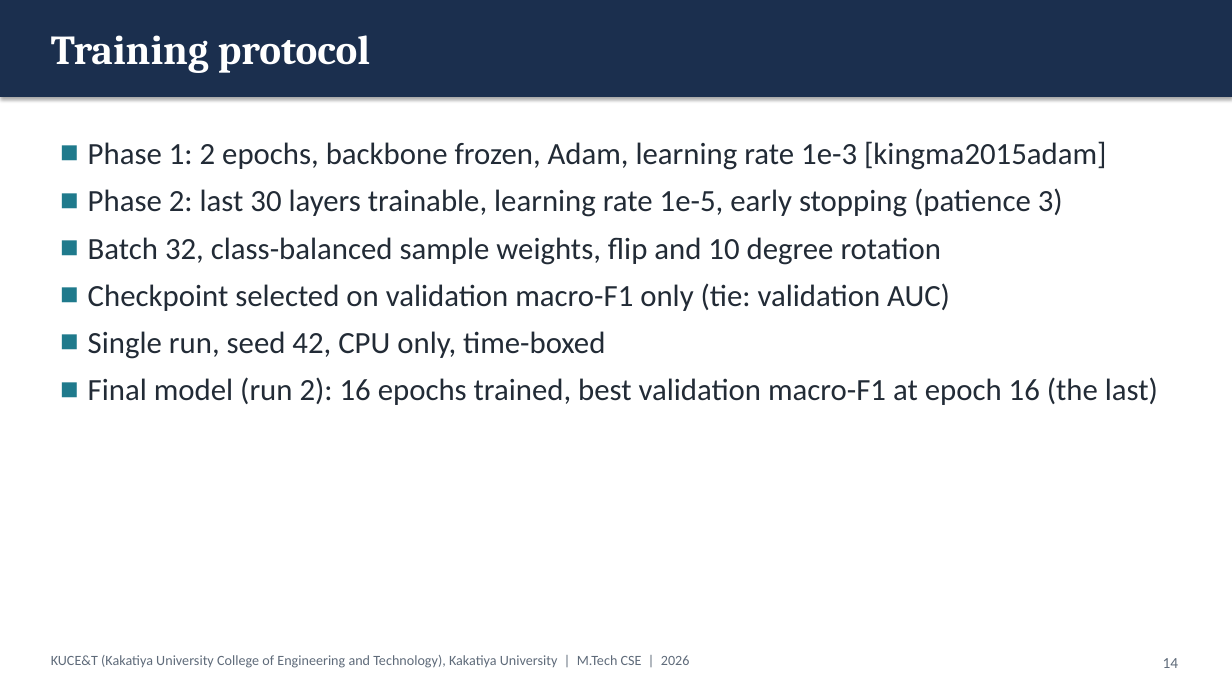
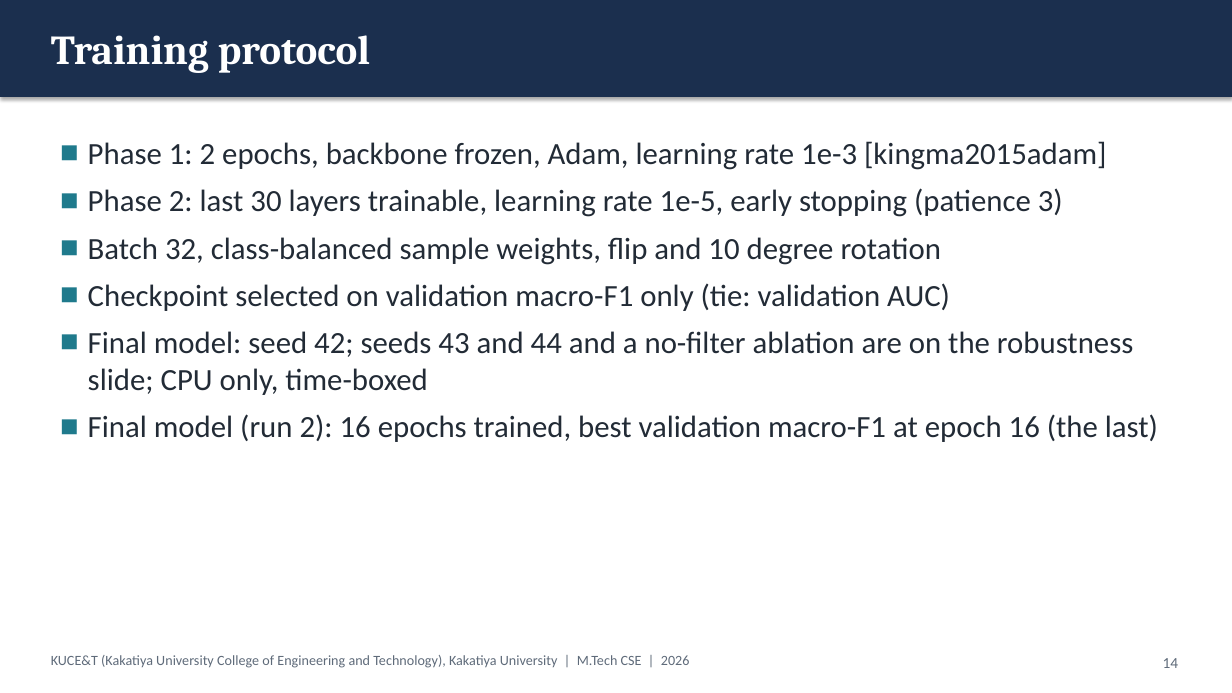
Before and after one commit to KSathwik/Lung_Disease_Detector, a slide deck: slide 14 of docs/presentation/LungAI_MTech_Presentation.pptx. Drawn at 1232x693 pixels with LibreOffice and Linux fonts; fonts in the diff are those of the drawing. Boxes give left, top, right and bottom in pixels: in the first picture for what was removed or moved away, otherwise in the second. Text is boxed around its words. In the diff, an @@ line names an element or a change of style, - is before the commit and + after.

```diff
--- a/docs/presentation/LungAI_MTech_Presentation.pptx
+++ b/docs/presentation/LungAI_MTech_Presentation.pptx
@@ text at (88, 331, 1133, 395): text changed @@
-■ Single run, seed 42, CPU only, time-boxed
+■ Final model: seed 42; seeds 43 and 44 and a no-filter ablation are on the robustness slide; CPU only, time-boxed
```
Also in this commit, not shown: 4 other slides changed, 51 other files.
